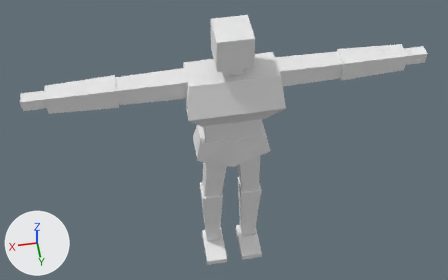
The Blender file nugame/Assets/Models/Human Female/Human_Female_Model.blend, before and after one commit.
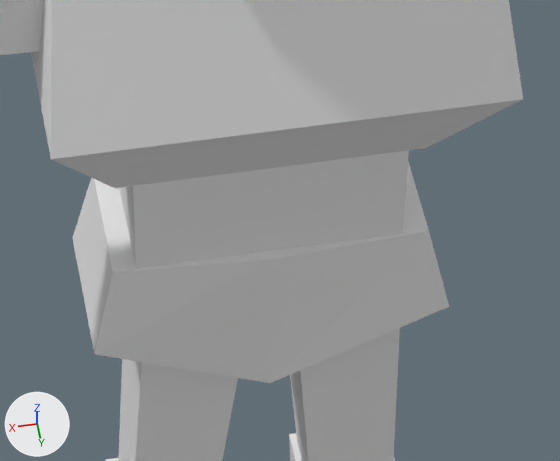
Each version is shown whole from a 50 mm camera at (0.485, 2.521, 4.036) aimed at (0.036, -0.046, 1.079), then close up on the part from 40% to 66% of the width and 31% to 65% of the height. The axes (+X, +Y, +Z) are drawn at lower left. The lights are the same throughout.

Names of what the first close-up shows: 'Human_Male_Model'.
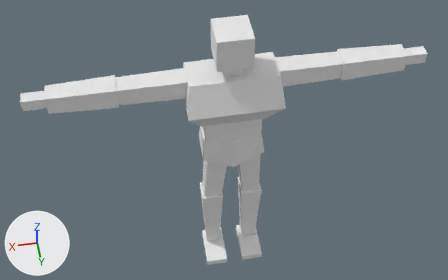
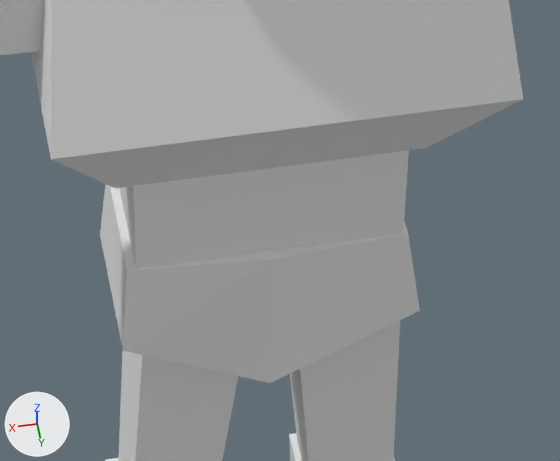
What changed in the scene script:
```text
Change me_cube:
    where me_cube.from_pydata(...)  # 144 vertices, 110 faces; spans x -11.3..11.5, y -1.0..2.0, z 0.1..20.0
    used by ob_human_male_model
    me_cube part 1: the loose piece of 12 vertices spanning x -2.3..2.3, y -1.0..1.0, z 9.8..12.3 is scaled about its middle by (0.859, 1, 1)
```

Where the change shows, as pixel boxes (x1, y1, x2, y2) in the close-ups (560 x 461 px; the box of a moved part takes in the faces that stretch with it):
part 1 of me_cube, moved or reshaped
    before: (73, 162, 449, 383)
    after: (100, 184, 420, 383)
